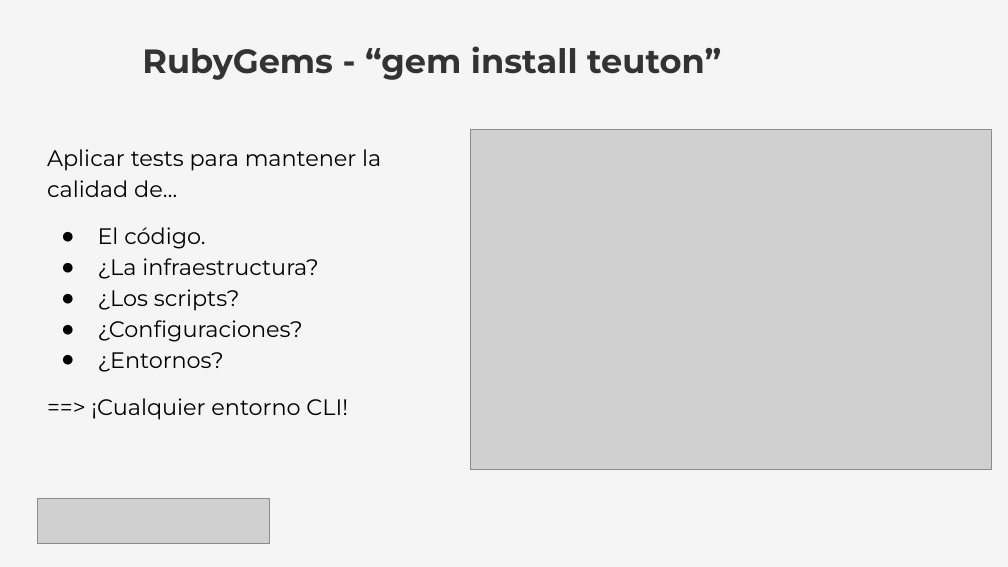
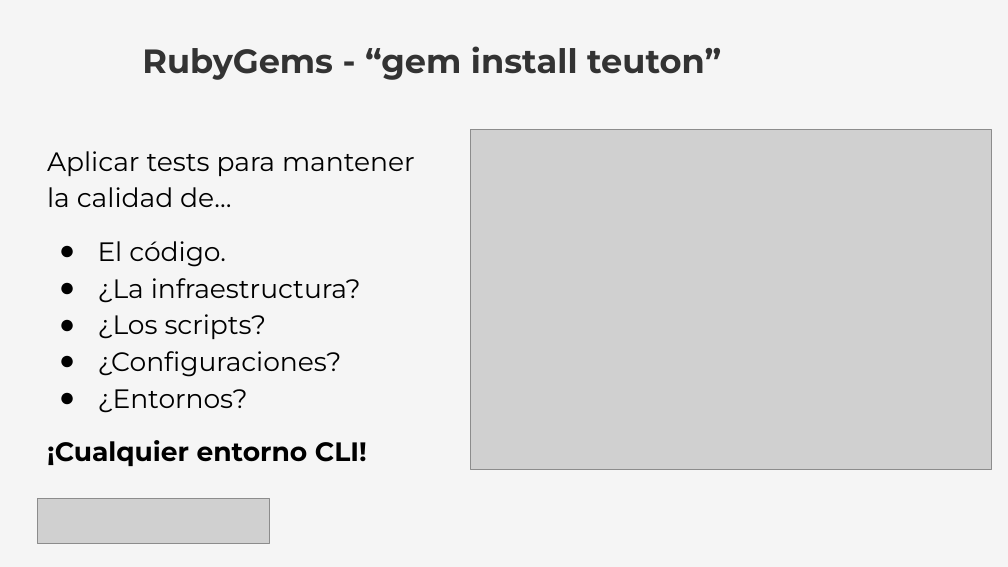
Before and after one commit to dvarrui/charlas, a slide deck: slide 18 of teuton/tdd/20260109-TDD_de_Infraestructura.odp (slide 11 before the commit). Drawn at 1008x567 pixels with LibreOffice and Linux fonts; fonts in the diff are those of the drawing; grey boxes stand for pictures. Boxes give left, top, right and bottom in pixels: in the first picture for what was removed or moved away, otherwise in the second. Text is boxed around its words. In the diff, an @@ line names an element or a change of style, - is before the commit and + after.

```diff
--- a/teuton/tdd/20260109-TDD_de_Infraestructura.odp
+++ b/teuton/tdd/20260109-TDD_de_Infraestructura.odp
@@ text at [47,151,415,413]: size 16 to 19 pt in "Aplicar tests para mantener la calidad de…", "El código.", "¿La infraestructura?", "¿Los scripts?" and 2 more places; indent changed @@
@@ text at [47,440,367,466]: text changed; size 16 to 19 pt; bold on @@
-==> ¡Cualquier entorno CLI!
+¡Cualquier entorno CLI!
```
Also in this commit, not shown: 10 other slides changed, 18 slides added, 2 slides removed, 1 other file.
